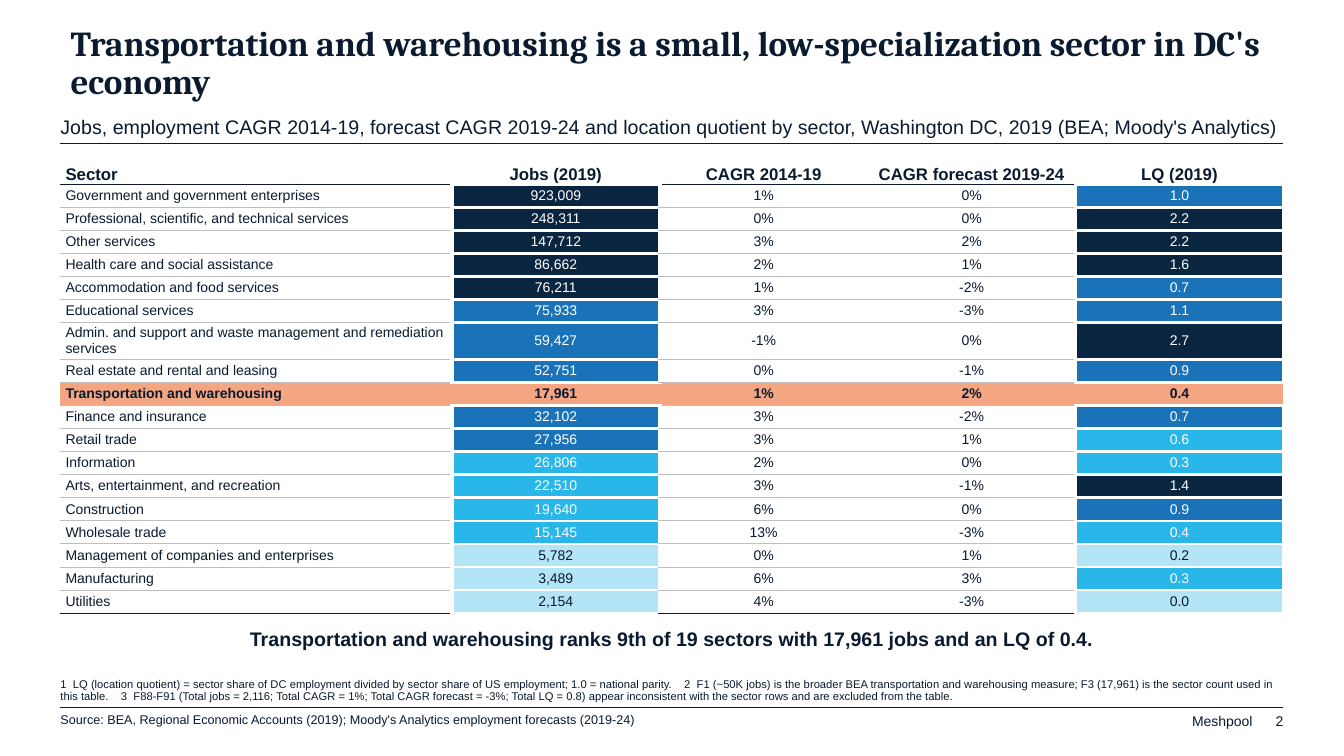
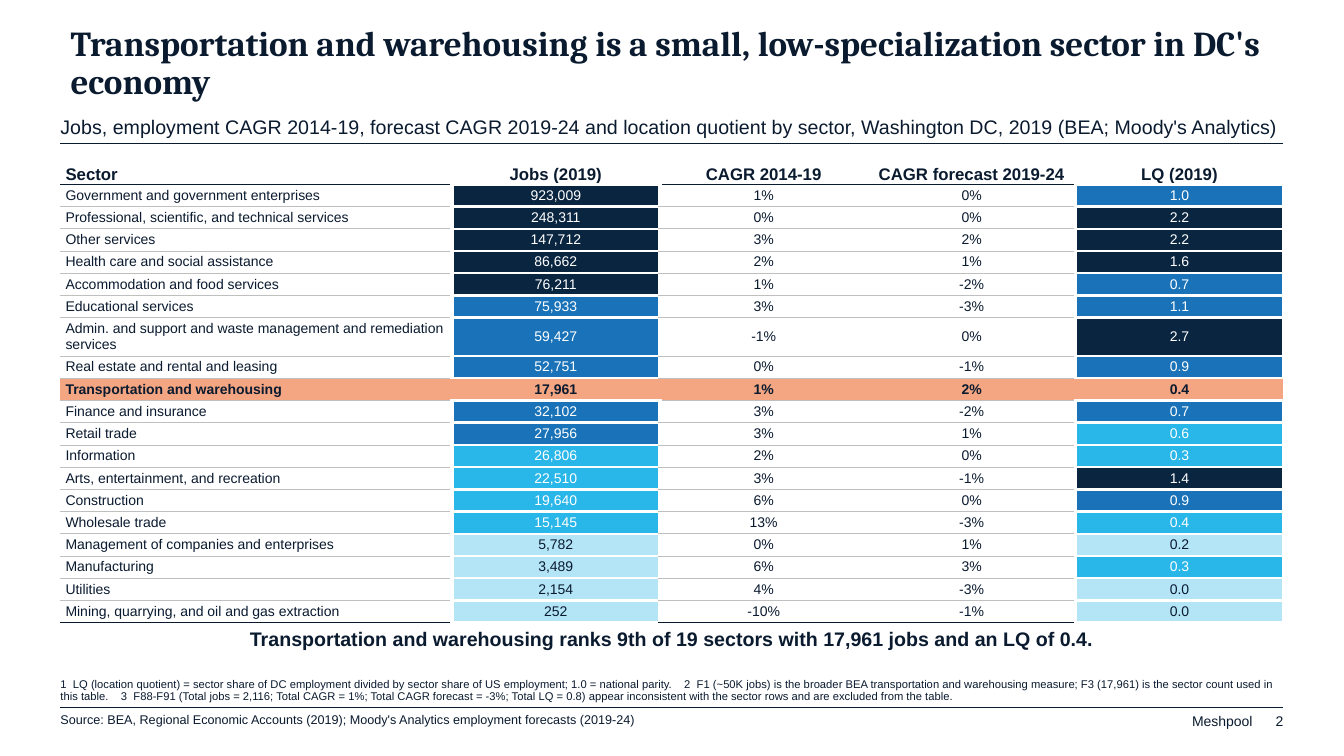
Before and after one commit to hamzaaziada/meshpool-harness, a slide deck: slide 2 of docs/deck-engine/examples/content_only_dc.pptx. Drawn at 1344x756 pixels with LibreOffice and Linux fonts; fonts in the diff are those of the drawing. Boxes give left, top, right and bottom in pixels: in the first picture for what was removed or moved away, otherwise in the second. Text is boxed around its words. In the diff, an @@ line names an element or a change of style, - is before the commit and + after.

```diff
--- a/docs/deck-engine/examples/content_only_dc.pptx
+++ b/docs/deck-engine/examples/content_only_dc.pptx
@@ table at <box>60,155,1282,623</box> @@
+row 20: Mining, quarrying, and oil and gas extraction | 252 | -10% | -1% | 0.0
```
Also in this commit, not shown: 8 other slides changed, 1 slide removed, 14 other files.
